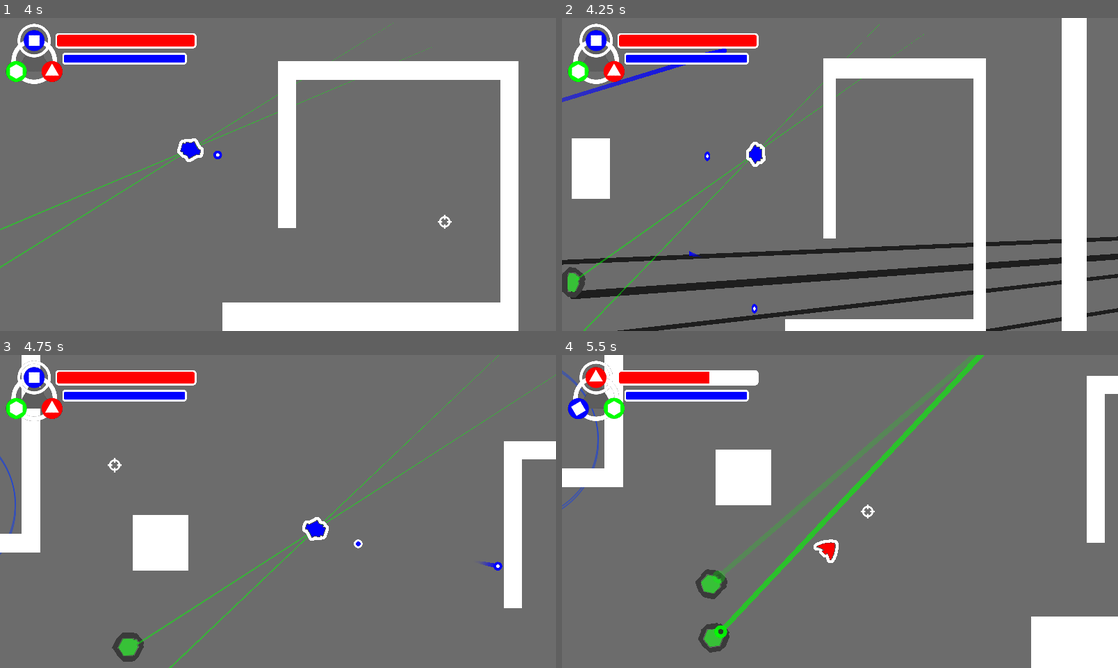
Above: before the commit, frames 1-4 (two rows, left to right).
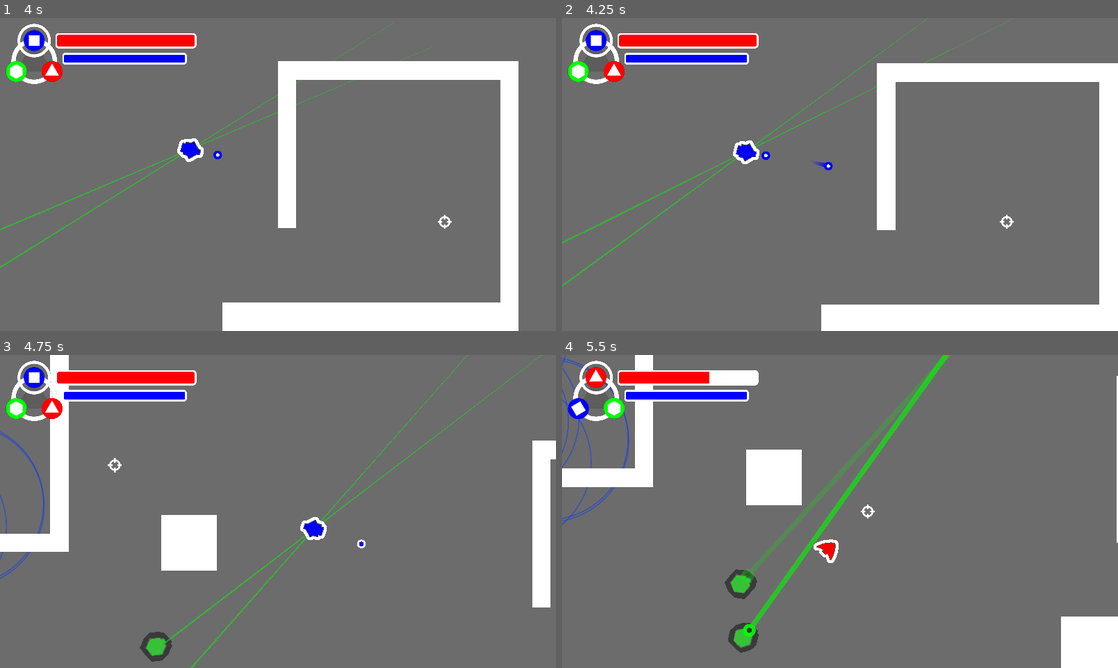
Above: after the commit, the same moments.

Repository: Tzeryushi/Blessed-Mode
Game: Godot game, scene res://Scenes/TestScenes/testing_room.tscn
Same seed, same stepped clock (60 frames per second), same inputs: the game is played once before the commit and once after it. This scene is started directly instead of the project's main scene.
Inputs (mouse positions are in pixels of both pictures, inside the frame that each line leads up to):
- Up to frame 1 (4 s): move the mouse to (400, 158) at 0.52 s; hold D (move_right) 0.53-1.28 s; tap Shift (shift_mode) at 0.6, 2.85 s; move the mouse to (166, 190) at 1.27 s; hold S (move_down) 1.28-2.03 s; click (166, 190) at 1.35 s; move the mouse to (333, 105) at 2.02 s; hold D (move_right) 2.03-2.78 s; hold Space (special_action) 2.03-2.78 s; move the mouse to (250, 237) at 2.77 s; hold W (move_up) 2.78-3.53 s; move the mouse to (444, 221) at 3.52 s; press the mouse at (444, 221) at 3.53 s; hold A (move_left) from 3.53 s (still down)
- Up to frame 2 (4.25 s): keep holding A (move_left); tap Escape (escape) at 4.15 s
- Up to frame 3 (4.75 s): keep holding A (move_left); move the mouse to (111, 464) at 4.27 s; release the mouse at (111, 464) at 4.28 s; tap Space (special_action) at 4.35 s
- Up to frame 4 (5.5 s): move the mouse to (867, 511) at 5.02 s; release A (move_left) at 5.03 s; hold S (move_down) from 5.03 s (still down); tap Shift (shift_mode) at 5.1 s

Frame 1 is identical in both runs. In frame 2, 23% of the frame differs, in the area x 0-100%, y 0-100%; in frame 3, 11%; in frame 4, 12%.

Commit message:
menu and shaders

Diff:
--- /dev/null
+++ b/Art/Themes/BaseTheme.tres
@@ -0,0 +1,28 @@
+[gd_resource type="Theme" load_steps=4 format=3 uid="uid://uabuugcc4jy6"]
+
+[ext_resource type="FontFile" uid="uid://bh266l8u8ii6l" path="res://Art/Fonts/Gemsbuck01Black-axn2g.ttf" id="1_amtb7"]
+
+[sub_resource type="StyleBoxFlat" id="StyleBoxFlat_ee0qb"]
+bg_color = Color(0.294118, 0.294118, 0.294118, 0.541176)
+expand_margin_left = 5.0
+expand_margin_top = 10.0
+expand_margin_right = 5.0
+expand_margin_bottom = 10.0
+
+[sub_resource type="StyleBoxFlat" id="StyleBoxFlat_1xled"]
+bg_color = Color(0, 0, 0, 0.541176)
+expand_margin_top = 5.0
+expand_margin_bottom = 5.0
+
+[resource]
+default_font = ExtResource("1_amtb7")
+Button/colors/font_color = Color(0, 1, 0, 1)
+Button/colors/font_hover_color = Color(1, 0.584314, 0.52549, 1)
+Button/colors/font_outline_color = Color(0, 0, 0, 1)
+Button/constants/outline_size = 10
+Button/font_sizes/font_size = 40
+Button/fonts/font = ExtResource("1_amtb7")
+Button/styles/hover = SubResource("StyleBoxFlat_ee0qb")
+Button/styles/normal = SubResource("StyleBoxFlat_1xled")
+RichTextLabel/font_sizes/normal_font_size = 32
+VBoxContainer/constants/separation = 32
--- /dev/null
+++ b/Effects/Shaders/SpriteOutline.gdshader
@@ -0,0 +1,47 @@
+shader_type canvas_item;
+render_mode unshaded;
+
+uniform bool Smooth = true;
+uniform float width : hint_range(0.0, 64) = 1.0;
+uniform vec4 outline_color : source_color = vec4(0.0, 0.0, 0.0, 1.0);
+uniform int pixel_size : hint_range(1, 10) = 4;
+uniform float width_speed :hint_range(0.1, 10) = 1;
+varying flat vec4 modulate;
+
+void vertex() {
+	modulate = COLOR;
+}
+
+void fragment()
+{
+    float _width = width + ((sin(TIME*width_speed) + 1.0) -2.0) * 10.0;
+    vec2 unit = (1.0/float(pixel_size) ) / vec2(textureSize(TEXTURE, 0));
+    vec4 pixel_color = texture(TEXTURE, UV)*modulate;
+    if (pixel_color.a == 0.0) {
+        pixel_color = outline_color;
+        pixel_color.a = 0.0;
+        for (float x = -ceil(_width); x <= ceil(_width); x++) {
+            for (float y = -ceil(_width); y <= ceil(_width); y++) {
+                if (texture(TEXTURE, UV + vec2(x*unit.x, y*unit.y)).a == 0.0 || (x==0.0 && y==0.0)) {
+                    continue;
+                }
+                if (Smooth) {
+                    pixel_color.a += outline_color.a / (pow(x,2)+pow(y,2)) * (1.0-pow(2.0, -_width));
+                    if (pixel_color.a > 1.0) {
+                        pixel_color.a = 1.0;
+                    }
+                } else {
+                    pixel_color.a = outline_color.a;
+                }
+            }
+        }
+    } else if (pixel_color.a < 1.0) {
+		float alpha = (1.0-pixel_color.a) * outline_color.a + pixel_color.a;
+		float red = ((1.0-pixel_color.a)*outline_color.a*outline_color.r + pixel_color.a*pixel_color.r) / alpha;
+		float green = ((1.0-pixel_color.a)*outline_color.a*outline_color.g + pixel_color.a*pixel_color.g) / alpha;
+		float blue = ((1.0-pixel_color.a)*outline_color.a*outline_color.b + pixel_color.a*pixel_color.b) / alpha;
+		pixel_color = vec4(red, green, blue, alpha);
+		pixel_color.a = 1.0;
+	}
+    COLOR = pixel_color;
+}
--- /dev/null
+++ b/Scenes/MainMenu/MainMenu.gd
@@ -0,0 +1,23 @@
+extends Control
+
+@onready var color_wheel := $MainContext/ColorWheelSplash
+
+# Called when the node enters the scene tree for the first time.
+func _ready():
+	pass # Replace with function body.
+
+# Called every frame. 'delta' is the elapsed time since the previous frame.
+func _process(delta):
+	pass
+
+func _on_story_button_pressed():
+	Globals.scene_manager.switch_scene("testing_room", Globals.AFTEREFFECT.CRT)
+
+func _on_quit_button_pressed():
+	Globals.scene_manager.quit_game()
+
+
+func _on_spin_timer_timeout():
+	randomize()
+	var shift_tween : Tween = get_tree().create_tween()
+	shift_tween.tween_property(color_wheel, "rotation", randf_range(-PI, PI), 0.5).set_ease(Tween.EASE_OUT).set_trans(Tween.TRANS_ELASTIC)
--- /dev/null
+++ b/Scenes/MainMenu/MainMenu.tscn
@@ -0,0 +1,102 @@
+[gd_scene load_steps=6 format=3 uid="uid://8cnunv0ts34r"]
+
+[ext_resource type="Theme" uid="uid://uabuugcc4jy6" path="res://Art/Themes/BaseTheme.tres" id="1_5wjh7"]
+[ext_resource type="Script" path="res://Scenes/MainMenu/MainMenu.gd" id="1_krask"]
+[ext_resource type="Shader" path="res://Effects/Shaders/SpriteOutline.gdshader" id="2_b8a7c"]
+[ext_resource type="Texture2D" uid="uid://drsmx1gyivn70" path="res://Art/Icons/ColorWheelSplashCentered.png" id="2_gtoqx"]
+
+[sub_resource type="ShaderMaterial" id="ShaderMaterial_7ft1q"]
+shader = ExtResource("2_b8a7c")
+shader_parameter/Smooth = true
+shader_parameter/width = 42.366
+shader_parameter/outline_color = Color(0.0901961, 0.0901961, 0.0901961, 0.568627)
+shader_parameter/pixel_size = 4
+shader_parameter/width_speed = 6.903
+
+[node name="MainMenu" type="Control"]
+layout_mode = 3
+anchors_preset = 15
+anchor_right = 1.0
+anchor_bottom = 1.0
+grow_horizontal = 2
+grow_vertical = 2
+script = ExtResource("1_krask")
+
+[node name="MainContext" type="Control" parent="."]
+layout_mode = 1
+anchors_preset = 15
+anchor_right = 1.0
+anchor_bottom = 1.0
+grow_horizontal = 2
+grow_vertical = 2
+
+[node name="ColorWheelSplash" type="Sprite2D" parent="MainContext"]
+modulate = Color(0.635294, 0.635294, 0.635294, 1)
+material = SubResource("ShaderMaterial_7ft1q")
+position = Vector2(494, 294)
+rotation = -0.406394
+scale = Vector2(1.05241, 1.05241)
+texture = ExtResource("2_gtoqx")
+
+[node name="SpinTimer" type="Timer" parent="MainContext/ColorWheelSplash"]
+autostart = true
+
+[node name="Title" type="RichTextLabel" parent="MainContext"]
+clip_contents = false
+layout_mode = 1
+anchors_preset = 5
+anchor_left = 0.5
+anchor_right = 0.5
+offset_left = -623.5
+offset_top = 154.0
+offset_right = 623.5
+offset_bottom = 450.0
+grow_horizontal = 2
+theme = ExtResource("1_5wjh7")
+theme_override_colors/default_color = Color(1, 0, 0, 1)
+theme_override_colors/font_shadow_color = Color(0, 0, 0, 1)
+theme_override_colors/font_outline_color = Color(0, 0, 0, 1)
+theme_override_constants/shadow_offset_x = 0
+theme_override_constants/shadow_offset_y = 12
+theme_override_constants/shadow_outline_size = 20
+theme_override_constants/outline_size = 10
+theme_override_font_sizes/normal_font_size = 180
+bbcode_enabled = true
+text = "[center]BLESSED SHEEP"
+scroll_active = false
+
+[node name="VBoxContainer" type="VBoxContainer" parent="MainContext"]
+layout_mode = 1
+anchors_preset = 7
+anchor_left = 0.5
+anchor_top = 1.0
+anchor_right = 0.5
+anchor_bottom = 1.0
+offset_left = -308.0
+offset_top = -450.0
+offset_right = 310.0
+offset_bottom = -13.0
+grow_horizontal = 2
+grow_vertical = 0
+theme = ExtResource("1_5wjh7")
+
+[node name="StoryButton" type="Button" parent="MainContext/VBoxContainer"]
+layout_mode = 2
+theme = ExtResource("1_5wjh7")
+text = "RUN ./SHEPHERD"
+
+[node name="TutorialButton" type="Button" parent="MainContext/VBoxContainer"]
+layout_mode = 2
+text = "RUN ./TUTORIAL"
+
+[node name="OptionsButton" type="Button" parent="MainContext/VBoxContainer"]
+layout_mode = 2
+text = "set --options"
+
+[node name="QuitButton" type="Button" parent="MainContext/VBoxContainer"]
+layout_mode = 2
+text = ":quit!"
+
+[connection signal="timeout" from="MainContext/ColorWheelSplash/SpinTimer" to="." method="_on_spin_timer_timeout"]
+[connection signal="pressed" from="MainContext/VBoxContainer/StoryButton" to="." method="_on_story_button_pressed"]
+[connection signal="pressed" from="MainContext/VBoxContainer/QuitButton" to="." method="_on_quit_button_pressed"]
--- a/Scenes/SceneManager/SceneManager.gd
+++ b/Scenes/SceneManager/SceneManager.gd
@@ -17,8 +17,8 @@
 # Called when the node enters the scene tree for the first time.
 func _ready():
 	Globals.set_scene_manager(self)
-	#assert(scenes.has(main_scene), "SceneManager: Main scene not in scene dictionary!")
-	#current_scene_name = scenes.find_key(main_scene)
+	assert(scenes.has(main_scene), "SceneManager: Main scene not in scene dictionary!")
+	add_scene(main_scene)
 	pass
 
 func add_scene_to_dictionary(scene_name:String, scene_path:String) -> void:
@@ -40,12 +40,9 @@
 		child.queue_free()
 	current_scenes.clear()
 
-func switch_scene(scene_name:String) -> void:
-	assert(scenes.has(scene_name), "SceneManager: Bad scene_name string! Key not in dictionary.")
-	var scene_instance = load(scenes[scene_name]).instantiate()
+func switch_scene(scene_name:String, effect_type:Globals.AFTEREFFECT=Globals.AFTEREFFECT.NONE) -> void:
 	remove_all_scenes()
-	add_child(scene_instance)
-	current_scenes.append(scene_name)
+	add_scene(scene_name, effect_type)
 
 func restart_scene() -> void:
 	for child in get_children():
@@ -63,5 +60,4 @@
 	add_child(scene_instance)
 
 func _get_effect_name(type:Globals.AFTEREFFECT) -> String:
-	print(effects[type])
 	return effects[type]
--- a/Scenes/SceneManager/SceneManager.tscn
+++ b/Scenes/SceneManager/SceneManager.tscn
@@ -4,8 +4,10 @@
 
 [node name="SceneManager" type="Node"]
 script = ExtResource("1_8vgy3")
+main_scene = "main_menu"
 scenes = {
 "crt_overlay": "res://Scenes/EffectScenes/CRTOverlay.tscn",
+"main_menu": "res://Scenes/MainMenu/MainMenu.tscn",
 "testing_room": "res://Scenes/TestScenes/testing_room.tscn"
 }
 effects = {
--- a/Scenes/TestScenes/testing_room.gd
+++ b/Scenes/TestScenes/testing_room.gd
@@ -10,7 +10,8 @@
 	pass
 
 func _unhandled_input(event):
-	if Input.is_action_just_pressed("escape"):
-		scale = Vector2(5.0, 0.01)
-		var tween : Tween = get_tree().create_tween()
-		tween.tween_property(self, "scale", Vector2(1.0, 1.0), 0.4).set_ease(Tween.EASE_OUT).set_trans(Tween.TRANS_ELASTIC)
+	#if Input.is_action_just_pressed("escape"):
+		#scale = Vector2(5.0, 0.01)
+		#var tween : Tween = get_tree().create_tween()
+		#tween.tween_property(self, "scale", Vector2(1.0, 1.0), 0.4).set_ease(Tween.EASE_OUT).set_trans(Tween.TRANS_ELASTIC)
+	pass
Binary file added: Art/Fonts/Alpenkreuzer-vXn4.ttf
Not shown, added: Art/Fonts/Alpenkreuzer-vXn4.ttf.import
Binary file added: Art/Fonts/AreaKilometer50-ow3xB.ttf
Not shown, added: Art/Fonts/AreaKilometer50-ow3xB.ttf.import
Binary file added: Art/Fonts/Gemsbuck01Black-axn2g.ttf
Not shown, added: Art/Fonts/Gemsbuck01Black-axn2g.ttf.import
Binary file added: Art/Fonts/Moonhouse-yE5M.ttf
Not shown, added: Art/Fonts/Moonhouse-yE5M.ttf.import
Binary file added: Art/Fonts/Nihonium113.ttf
Not shown, added: Art/Fonts/Nihonium113.ttf.import
Binary file added: Art/Fonts/VegapunkFree-K7xJe.ttf
Not shown, added: Art/Fonts/VegapunkFree-K7xJe.ttf.import
